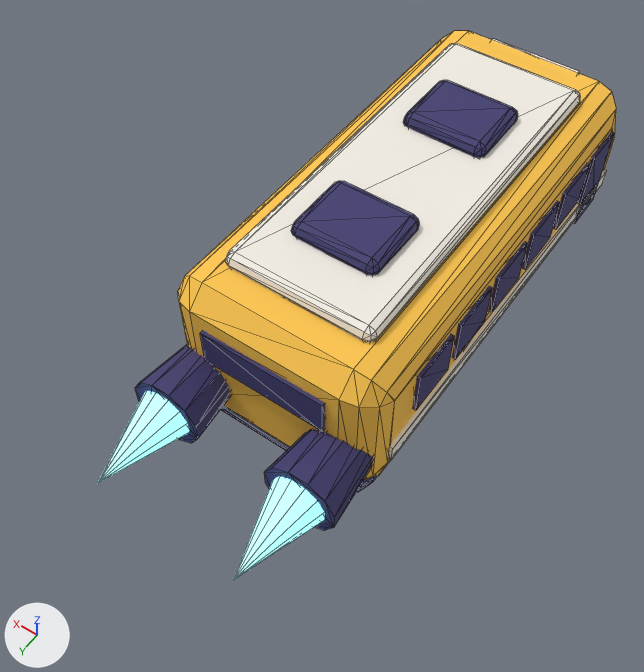
The glTF model game/bus/models/bus.glb as it was, and as the next commit left it.
Rendered twice from a 50 mm camera at (-0.459, 0.88, 1.189) aimed at (0.028, 0.198, 0.117). The lights are fixed; the arrows at lower left show +X, +Y and +Z. The first picture is the older version. Mesh edges are drawn as thin lines. Objects named as collision shapes, trigger or cutter boxes, shadow casters or lower levels of detail are left out. Vertices at exactly the same position are counted once.

Objects in the first picture: 'Body', 'ThrusterGlow'.
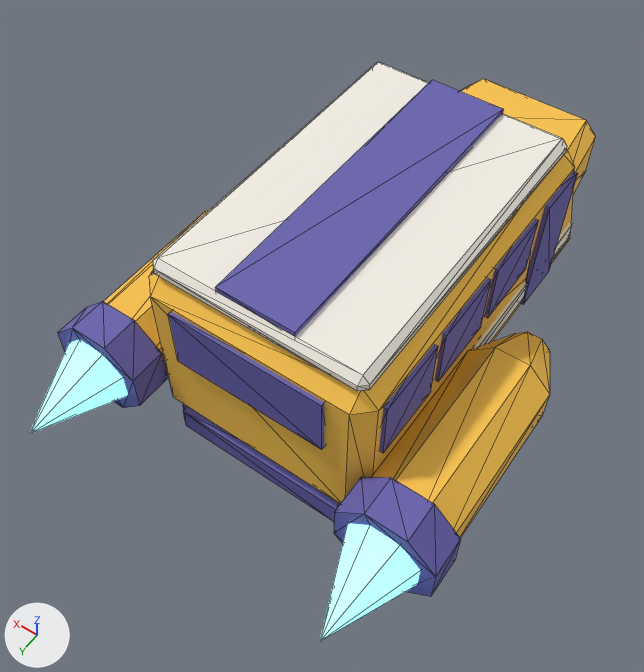
Changed parts and their boxes (x1, y1, x2, y2) in the pictures (644 x 672 px):
'Body', recoloured, reshaped (12% wider, 7% taller)
    before: (135, 31, 616, 530)
    after: (58, 62, 596, 597)
'ThrusterGlow', reshaped (73% wider, 60% taller)
    before: (98, 391, 324, 579)
    after: (29, 340, 420, 641)
part 1 of me_body, added
    after: (473, 222, 573, 349)
part 2 of me_body, added (blue)
    after: (215, 80, 503, 337)
part 3 of me_body, added (blue)
    after: (168, 312, 324, 450)
part 4 of me_body, added (blue)
    after: (520, 171, 578, 305)
part 5 of me_body, added (blue)
    after: (484, 219, 539, 318)
part 6 of me_body, added (blue)
    after: (435, 278, 491, 382)
part 7 of me_body, added (blue)
    after: (379, 344, 438, 453)
part 8 of me_body, added (blue)
    after: (58, 301, 167, 408)
part 9 of me_body, added (blue)
    after: (334, 477, 461, 597)
part 10 of me_body, rebuilt
    before: (178, 31, 616, 480)
    after: (149, 149, 575, 503)
part 11 of me_body, rebuilt (mostly hidden before)
    before: (221, 406, 377, 492)
    after: (183, 404, 340, 521)
part 12 of me_body, added (orange)
    after: (461, 79, 596, 194)
part 13 of me_body, added
    after: (103, 209, 210, 355)
part 14 of me_body, added (orange)
    after: (371, 332, 550, 538)
part 15 of me_body, added
    after: (153, 62, 567, 391)
part 16 of me_body, deleted
    before: (135, 39, 615, 530)
part 17 of me_thrusterglow, added (cyan)
    after: (29, 340, 128, 434)
part 18 of me_thrusterglow, added (cyan)
    after: (320, 523, 420, 641)
part 19 of me_thrusterglow, deleted (cyan)
    before: (234, 476, 324, 579)
part 20 of me_thrusterglow, deleted (cyan)
    before: (98, 391, 189, 483)

The edits, one by one:
Material 'Trim' (mat_trim) changes colour from dark blue #423d73 to blue #6a63b0; in linear values from (0.055, 0.047, 0.171) to (0.144, 0.125, 0.434).
me_body is used by ob_body; location (0.0, 0.0, 0.0).
me_body had 544 vertices, 980 faces and spanned x -0.176..0.176, y -0.426..0.45, z 0.0..0.35.
me_body now has 296 vertices, 500 faces and spans x -0.319..0.319, y -0.447..0.45, z 0.0..0.373.
me_body part 1: a new loose piece, a box spanning x -0.185..-0.17, y -0.21..0.39, z 0.115..0.15, in mat_stripe (white #f5f0e5).
me_body part 2: a new loose piece, a box spanning x -0.06..0.06, y -0.13..0.375, z 0.36..0.373, in mat_trim (blue #6a63b0).
me_body part 3: a new loose piece, a box spanning x -0.12..0.12, y 0.39..0.406, z 0.21..0.31, in mat_trim (blue #6a63b0).
me_body part 4: a new loose piece, a box spanning x -0.188..-0.17, y -0.14..-0.05, z 0.1..0.31, in mat_trim (blue #6a63b0).
me_body part 5: a new loose piece, a box spanning x -0.186..-0.17, y -0.02..0.095, z 0.21..0.31, in mat_trim (blue #6a63b0).
me_body part 6: a new loose piece, a box spanning x -0.186..-0.17, y 0.115..0.23, z 0.21..0.31, in mat_trim (blue #6a63b0).
me_body part 7: a new loose piece, a box spanning x -0.186..-0.17, y 0.25..0.365, z 0.21..0.31, in mat_trim (blue #6a63b0).
me_body part 8: a new loose piece, an 8-sided cylinder along y spanning x 0.171..0.319, y 0.39..0.45, z 0.066..0.214, in mat_trim (blue #6a63b0).
me_body part 9: a new loose piece, an 8-sided cylinder along y spanning x -0.319..-0.171, y 0.39..0.45, z 0.066..0.214, in mat_trim (blue #6a63b0).
me_body part 10: the loose piece of 64 vertices spanning x -0.17..0.17, y -0.42..0.37, z 0.05..0.31 is rebuilt with 24 vertices and now spans x -0.18..0.18, y -0.27..0.4, z 0.06..0.34.
me_body part 11: the loose piece of 56 vertices spanning x -0.15..0.15, y -0.39..0.35, z 0.0..0.07 is rebuilt with 24 vertices and now spans x -0.159..0.159, y -0.42..0.4, z 0.0..0.08.
me_body part 12: a new loose piece of 24 vertices spanning x -0.152..0.152, y -0.44..-0.2, z 0.06..0.216, in mat_paint (orange #ffc74c).
me_body part 13: a new loose piece of 24 vertices spanning x 0.18..0.31, y 0.05..0.42, z 0.075..0.205, in mat_paint (orange #ffc74c).
me_body part 14: a new loose piece of 24 vertices spanning x -0.31..-0.18, y 0.05..0.42, z 0.075..0.205, in mat_paint (orange #ffc74c).
me_body part 15: a new loose piece of 24 vertices spanning x -0.165..0.165, y -0.14..0.385, z 0.335..0.365, in mat_stripe (white #f5f0e5).
me_body part 16: 25 loose pieces with 424 vertices, spanning x -0.176..0.176, y -0.426..0.45, z 0.084..0.35, are deleted.
Other edits to the shape of me_body do not show in these pictures.
me_thrusterglow is used by ob_thrusterglow; location (0.0, 0.45, 0.14).
me_thrusterglow had 26 vertices, 44 faces and spanned x -0.158..0.158, y -0.005..0.135, z -0.043..0.043.
me_thrusterglow now has 18 vertices, 28 faces and spans x -0.3..0.3, y -0.005..0.135, z -0.055..0.055.
me_thrusterglow part 17: a new loose piece, an 8-sided cone pointing to +y spanning x 0.19..0.3, y -0.005..0.135, z -0.055..0.055, in mat_thrusterglow (cyan #99f2ff, glowing cyan #99f2ff).
me_thrusterglow part 18: a new loose piece, an 8-sided cone pointing to +y spanning x -0.3..-0.19, y -0.005..0.135, z -0.055..0.055, in mat_thrusterglow (cyan #99f2ff, glowing cyan #99f2ff).
me_thrusterglow part 19: the loose piece of 13 vertices spanning x -0.158..-0.072, y -0.005..0.135, z -0.043..0.043 is deleted.
me_thrusterglow part 20: the loose piece of 13 vertices spanning x 0.072..0.158, y -0.005..0.135, z -0.043..0.043 is deleted.
